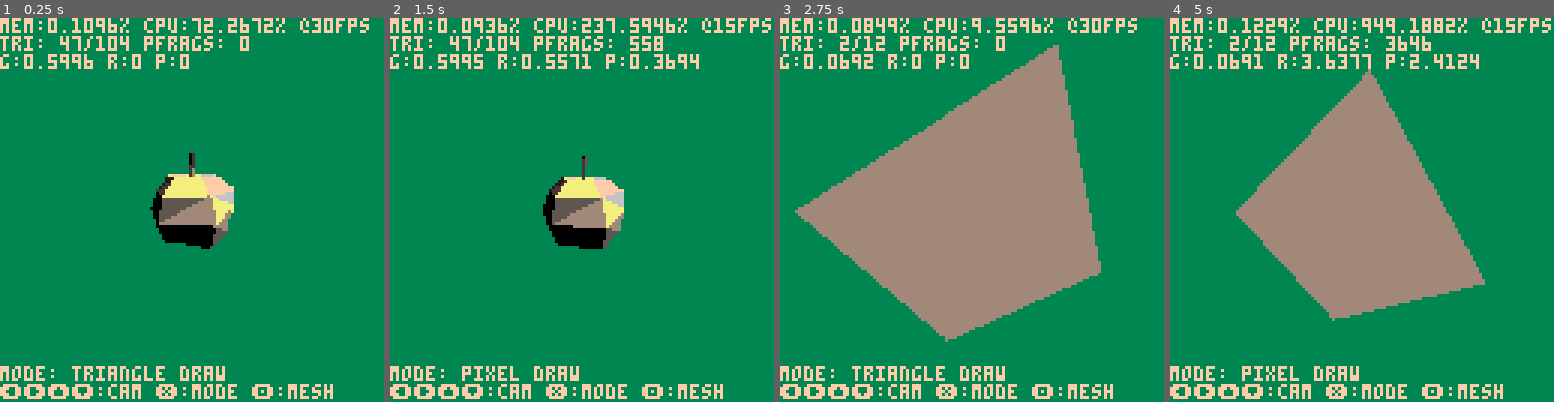
Above: before the commit, frames 1-4 (left to right).
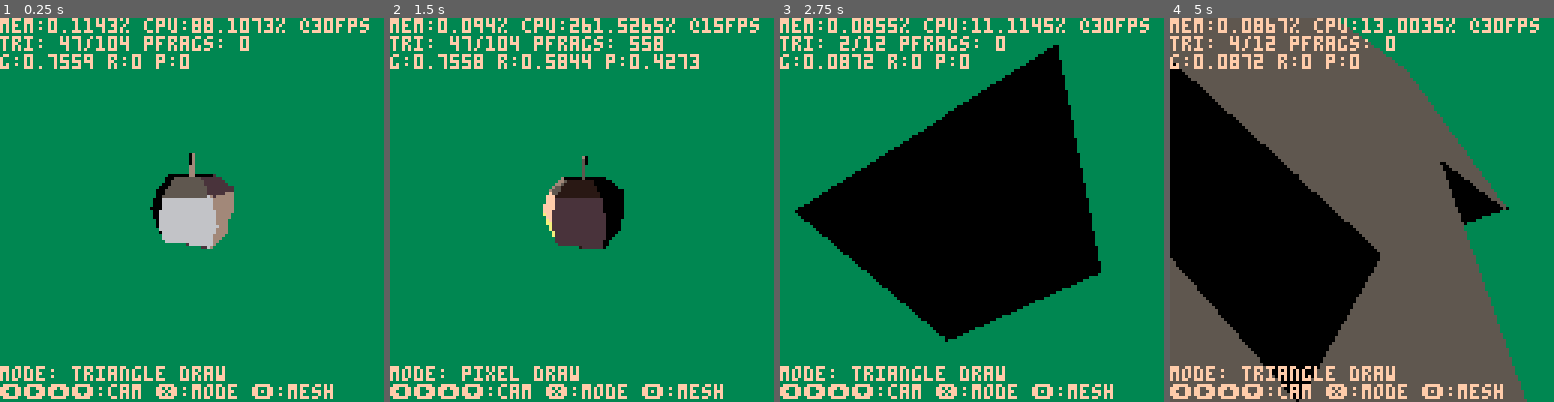
Above: after the commit, the same moments.

Repository: sthilaid/pico-8-carts
Game: PICO-8 cartridge cube.p8
Two runs of this game, one before a commit and one after it. Both use one fixed random seed, a clock stepped at 60 frames per second and the inputs below.
Inputs:
- Up to frame 1 (0.25 s): no input
- Up to frame 2 (1.5 s): tap X (X key) at 0.33, 1.07 s; tap O (Z key) at 0.7 s
- Up to frame 3 (2.75 s): hold Right 1.6-2.1 s; tap O (Z key) at 1.7, 2.1, 2.5 s; tap X (X key) at 1.85 s; hold Up 2.15-2.42 s; hold Right from 2.47 s (still down)
- Up to frame 4 (5 s): tap O (Z key) every 0.4 s from 2.9 to 4.9 s; tap X (X key) at 2.97, 4.08 s; release Right at 3.03 s; hold Left 3.08-3.58 s; hold Down 3.63-3.97 s; hold Right 4.02-4.68 s; hold Up from 4.73 s (still down)

The runs differ from the first frame. In frame 1, 3.6% of the frame differs, in the area x 12-72%, y 0-61%; in frame 2, 4.7%; in frame 3, 34%; in frame 4, 74%, in the area x 0-100%, y 0-100%.

Commit message:
functionnal point lights

Diff:
--- a/cube.p8
+++ b/cube.p8
@@ -22,6 +22,7 @@
 g_cube=false
 g_apple=false
 g_dirLight=false
+g_pointLight=false
 g_cubeRotMat=0
 g_screenMat = 0
 g_campitch=0
@@ -57,8 +58,10 @@
    -- local rabbit = object(matrix(), rabbitMesh())
    -- add(g_objects, rabbit)
 
-   g_dirLight = dirlight(vnormalize(vdir(-0.75,1,0)), 0.0)
-   add(g_lights, g_dirLight)
+   --g_dirLight = dirlight(vnormalize(vdir(-0.75,1,0)), 0.7)
+   --add(g_lights, g_dirLight)
+   g_pointLight = pointlight(vpoint(-5,0,0), 4)
+   add(g_lights, g_pointLight)
 
    g_cubeRotMat= rotmatrix(0.25/30, 0.1/30, 0.15/30)
    g_screenMat = mmult(transmatrix(vpoint(64, 64, 0.5)), scalematrix(64, 64, 0.5))
@@ -82,6 +85,7 @@
    -- mtranslate(cube.mat, translation)
 
    if (shouldRotateLight) g_dirLight.dir = mapply(rotmatrix(0,0.01,0), g_dirLight.dir)
+   g_pointLight.pos = mapply(rotmatrix(0,0.01,0), g_pointLight.pos)
 end
 
 function _draw()
@@ -178,7 +182,7 @@
 function vdir(x,y,z) return {x, y, z, 0} end
 function vmakedir(v) return {v[1], v[2], v[3], 0} end
 function vadd(v1, v2) return {v1[1]+v2[1], v1[2]+v2[2], v1[3]+v2[3], v1[4]+v2[4]} end
-function vsub(v1, v2) return {v1[1]-v2[1], v1[2]-v2[2], v1[3]-v2[3], v1.w} end
+function vsub(v1, v2) return {v1[1]-v2[1], v1[2]-v2[2], v1[3]-v2[3], v1[4]+v2[4]} end
 function vscale(v1, s) return {v1[1]*s, v1[2]*s, v1[3]*s, v1[4]*s} end
 function vdot(v1, v2) return v1[1]*v2[1] + v1[2]*v2[2] + v1[3]*v2[3] end
 function vnorm(v) return sqrt(vdot(v,v)) end
@@ -325,8 +329,8 @@
 end
 
 -- lights: 0-directional, 1-point
-function dirlight(dir, r0) return {type=0, pos=vpoint(0,0,0), dir=dir, r0=r0, campos=0, camdir=0} end
-function pointlight(pos, r0) return {type=1, pos=pos, dir=vdir(0,0,0), r0=r0, campos=0, camdir=0} end
+function dirlight(dir, r0) return {type=0, pos=vpoint(0,0,0), dir=dir, r0=r0} end
+function pointlight(pos, r0) return {type=1, pos=pos, dir=vdir(0,0,0), r0=r0} end
 
 function fragment(v, n)
    return {vx=v[1], vy=v[2], vz=v[3],
@@ -335,6 +339,7 @@
            l1dir=false,
            l1type=false,
            l1r0=false,
+           l1r=false
    }
 end
 
@@ -347,14 +352,16 @@
    local v = mesh.verts[v_index]
 
    -- lighting
-   local l1dir  = false
-   local l1type = false
-   local l1r0   = false
+   local l1dir,l1type,l1r0,l1r  = false,false,false,false
 
    local l1 = lights[1]
    if l1 then
-      if (l1.type == 0) l1dir = l1.dir
-      if (l1.type == 1) l1dir = vnormalize(vsub(l1.pos, v))
+      if l1.type == 0 then l1dir = l1.dir
+      elseif (l1.type == 1) then
+         local deltaToLight = vsub(l1.pos, v)
+         l1r    = max(0.001, vnorm(deltaToLight))
+         l1dir  = vscale(deltaToLight, 1/l1r)
+      end
       l1type= l1.type
       l1r0  = l1.r0
    end
@@ -372,6 +379,7 @@
    vfrag.l1dir  = l1dir
    vfrag.l1type = l1type
    vfrag.l1r0   = l1r0
+   vfrag.l1r    = l1r
    return vfrag
 end
 
@@ -381,10 +389,6 @@
 end
 
 function processGeometries(cam, objects, lights)
-   for l in all(lights) do
-      l.campos = mapply(cam, l.pos)
-      l.camdir = mapply(cam, l.dir)
-   end
    for obj in all(objects) do
       if (not obj.isVisible) goto nextobj
       local mesh = obj.mesh
@@ -510,6 +514,8 @@
                pfrag = fragment(v, n)
                pfrag.l1dir  = vfrags[1].l1dir
                pfrag.l1type = vfrags[1].l1type
+               pfrag.l1r0   = vfrags[1].l1r0
+               pfrag.l1r    = vfrags[1].l1r
             end
 
             g_rasterDT += stat(1) - pixelStartDT
@@ -531,6 +537,18 @@
    rasterizeEdge(p3x,p3y,p3z,p1x,p1y,p1z)
 end
 
+function getShadedColor(ltype, ldir, lr0, lr, nx, ny, nz)
+   local lightRatio = 1.0
+   if ltype == 0 then
+      lightRatio = clamp(0,1,max(0,lr0 * vdot(ldir, vdir(nx,ny,nz))))
+   elseif ltype == 1 then
+      lightRatio = clamp(0,1,max(0, vdot(ldir, vdir(nx,ny,nz)) * lr0*lr0 / max(lr*lr, 0.0001)))
+   end
+   local shadedColorIndex = min(flr(lightRatio * (#g_whiteShades-1))+1, #g_whiteShades)
+   local shadedColor = g_whiteShades[shadedColorIndex]
+   return shadedColor
+end
+
 function buffGetValue(buf, x, y) return buf[y*128+x] end
 function buffSetValue(buf, x, y, val) buf[y*128+x] = val end
 function processPixelFragment(pfrag)
@@ -542,12 +560,7 @@
    buffSetValue(g_zbuff, pfrag.vx, pfrag.vy, pfrag.vz)
 
    -- lighting
-   local lightRatio = 1.0
-   if pfrag.l1type == 0 then
-      lightRatio = clamp(0,1,max(0,vdot(pfrag.l1dir, vdir(pfrag.nx,pfrag.ny, pfrag.nz))))
-   end
-   local shadedColorIndex = min(flr(lightRatio * (#g_whiteShades-1))+1, #g_whiteShades)
-   local shadedColor = g_whiteShades[shadedColorIndex]
+   local shadedColor = getShadedColor(pfrag.l1type, pfrag.l1dir, pfrag.l1r0, pfrag.l1r, pfrag.nx,pfrag.ny, pfrag.nz)
    --print(shadedColor)
 
    -- pixel render
@@ -566,13 +579,7 @@
    local p3x,p3y,p3z = vfrags[3].vx, vfrags[3].vy, vfrags[3].vz
 
    local pfrag=vfrags[1]
-   local lightRatio = 1.0
-   if pfrag.l1type == 0 then
-      lightRatio = clamp(0,1,max(0,vdot(pfrag.l1dir, vdir(pfrag.nx,pfrag.ny, pfrag.nz))))
-   end
-   local shadedColorIndex = min(flr(lightRatio * (#g_whiteShades-1))+1, #g_whiteShades)
-   local shadedColor = g_whiteShades[shadedColorIndex]
-
+   local shadedColor = getShadedColor(pfrag.l1type, pfrag.l1dir, pfrag.l1r0, pfrag.l1r, pfrag.nx,pfrag.ny,pfrag.nz)
    trifill(p1x,p1y,p2x,p2y,p3x,p3y,shadedColor)
 end
 
